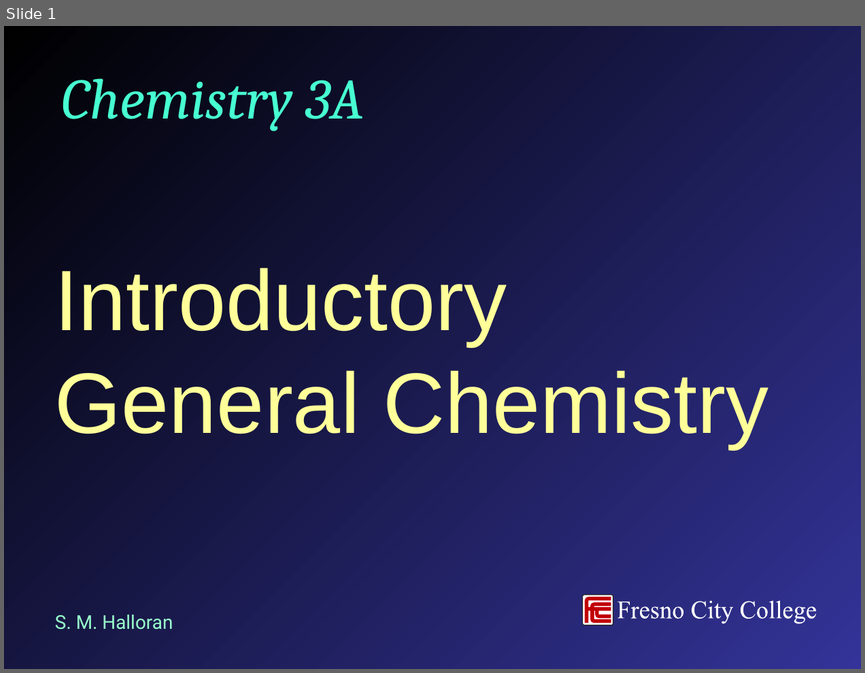
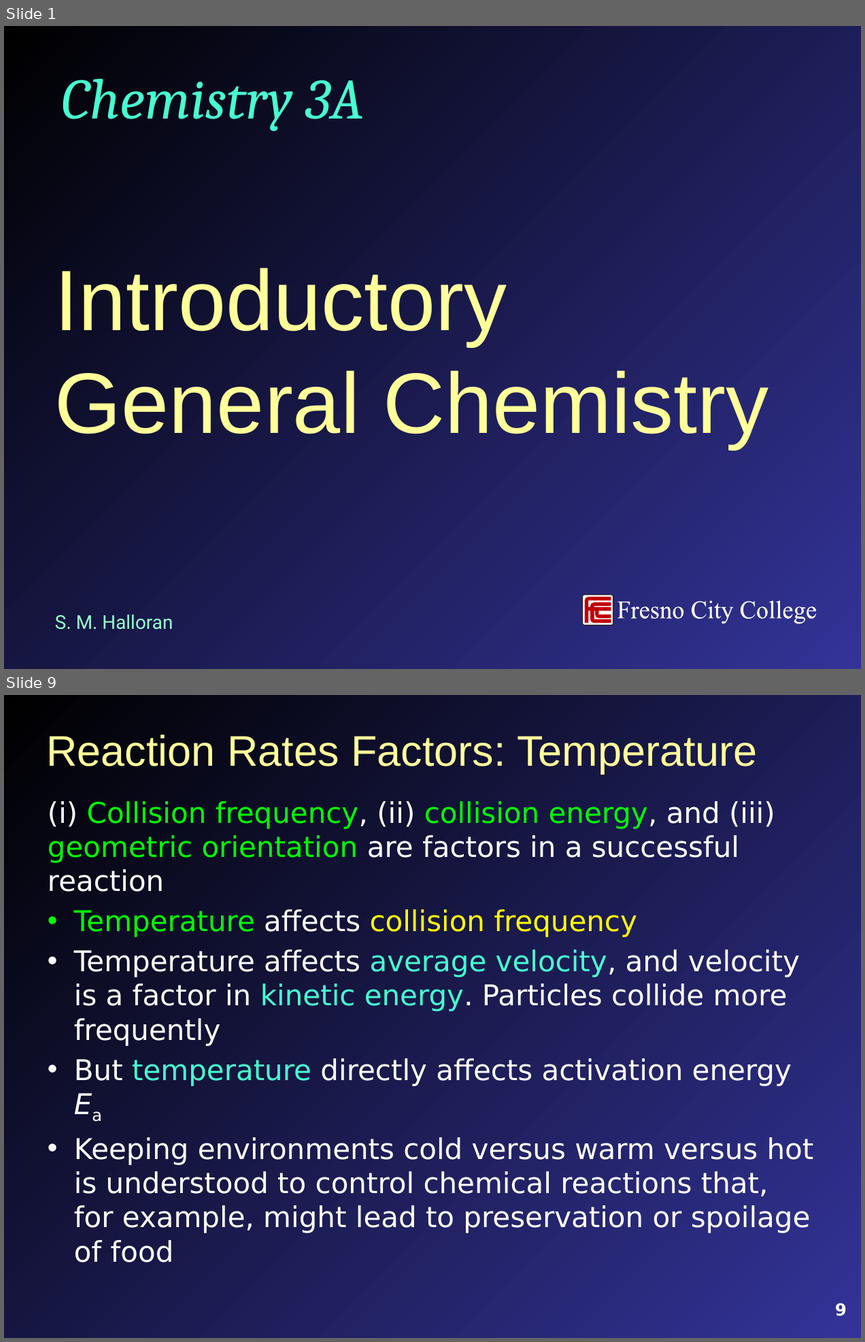
Before and after one commit to mavigozler/mavigozler.github.io, a slide deck: Teaching/Chemistry/Lecture Slides/FCC Chem 3A Chap 13 Content.pptx. Shown one above the other, each under a label of ours: slide 1 before the commit, slides 1 and 9 after it; the slides between them are not shown. The pictures are 865x673 and 865x1342 pixels, drawn with LibreOffice and Linux fonts; fonts in the diff are those of the drawing. Boxes give left, top, right and bottom in pixels: in the first picture for what was removed or moved away, otherwise in the second. Text is boxed around its words. In the diff, an @@ line names an element or a change of style, - is before the commit and + after.

```diff
--- a/Teaching/Chemistry/Lecture Slides/FCC Chem 3A Chap 13 Content.pptx
+++ b/Teaching/Chemistry/Lecture Slides/FCC Chem 3A Chap 13 Content.pptx
@@ slide 9 added at box(4, 695, 861, 1338), background gradient #000000 to #333399 @@
@@ title added at box(46, 734, 757, 774), 36 pt, text #FFFF99 @@
+Reaction Rates Factors: Temperature
@@ text added at box(48, 801, 814, 1262), 24 pt, text #FFFFFF @@
+(i) Collision frequency, (ii) collision energy, and (iii) geometric orientation are factors in a successful reaction
+• Temperature affects collision frequency
+• Temperature affects average velocity, and velocity is a factor in kinetic energy. Particles collide more frequently
+• But temperature directly affects activation energy Ea
+• Keeping environments cold versus warm versus hot is understood to control chemical reactions that, for example, might lead to preservation or spoilage of food
@@ page number added at box(835, 1303, 847, 1316), 14 pt, text #FFFFFF, bold @@
+9
```
Also in this commit, not shown: 13 slides changed, 15 other slides added, 6 slides removed, 8 other files.
